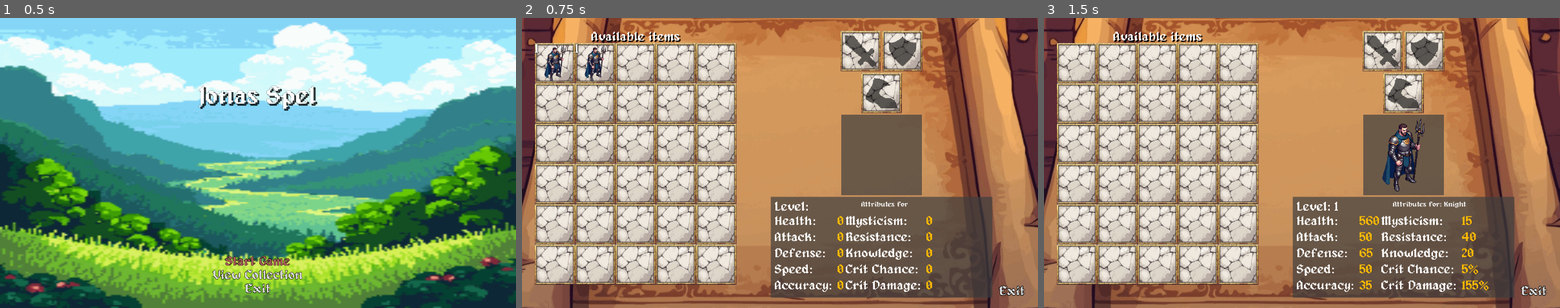
Above: before the commit, frames 1-3 (left to right).
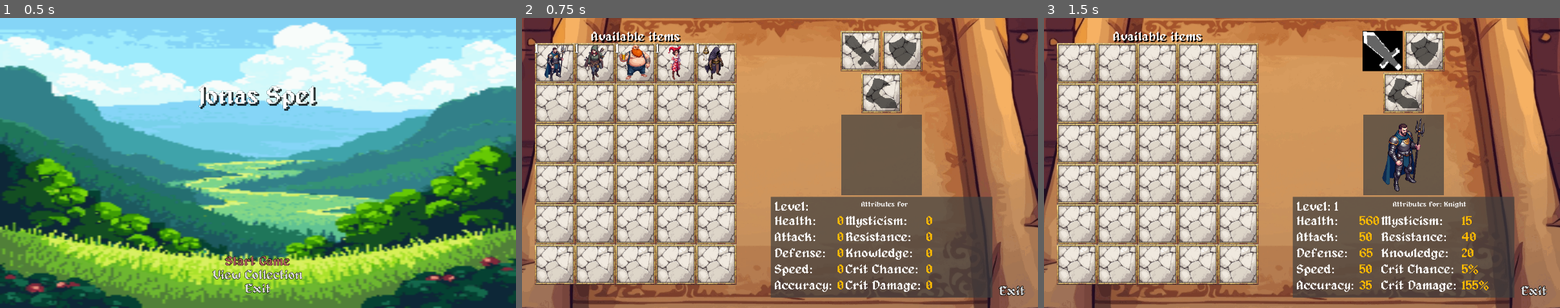
Above: after the commit, the same moments.

Repository: Pensho/Champ_Collector_2
Game: Godot game, scene res://Scenes/main.tscn
Two runs of this game, one before a commit and one after it. Both use one fixed random seed, a clock stepped at 60 frames per second and the inputs below.
Inputs (mouse positions are in pixels of both pictures, inside the frame that each line leads up to):
- Up to frame 1 (0.5 s): no input
- Up to frame 2 (0.75 s): click "View Collection" at 0.5 s
- Up to frame 3 (1.5 s): click (1074, 64) at 1.27 s

Frame 1 is identical in both runs. In frame 2, 1.2% of the frame differs, in the area x 12-40%, y 8-22%; in frame 3, 0.9%.

Commit message:
Equipped items in inspect menu & unequip
Added so that your equipped items now show for any selected character in the menu for inspecting items and characters.
Also added support for unequipping items from characters in that menu.

Diff:
--- a/Scenes/ui/Inspect_Collection_Menu.tscn
+++ b/Scenes/ui/Inspect_Collection_Menu.tscn
@@ -260,7 +260,7 @@
 
 [node name="TextureRect" type="TextureRect" parent="MarginContainer/HBoxContainer2/VBoxContainer2/ColorRect2"]
 custom_minimum_size = Vector2(200, 200)
-layout_mode = 2
+layout_mode = 0
 offset_right = 200.0
 offset_bottom = 200.0
 size_flags_horizontal = 4
--- a/Scenes/ui/inspect_collection_menu.gd
+++ b/Scenes/ui/inspect_collection_menu.gd
@@ -16,8 +16,9 @@
 var _showing_items: bool = false
 var _character_collection: Array[Character] = main._character_collection.GetAllCharacters().values()
 var _character_collection_size: int
+var _selected_character_ID: int = -1
 
-func Init(p_context_container: ContextContainer) -> void:
+func Init(_p_context_container: ContextContainer) -> void:
 	_available_item_slots.append_array(GetMenuItemSlotChildren(v_box_container))
 	_character_collection_size = main._character_collection.Size()
 
@@ -41,29 +42,72 @@
 		result += GetMenuItemSlotChildren(child)
 	return result
 
+func ShowSelectedCharacter(p_ID: int) -> void:
+	_selected_character_texture.texture = main._character_collection.GetCharacterTexture(_character_collection[p_ID]._role)
+	for attr in _attribute_labels.keys():
+		if(Types.Attribute.Health == attr):
+			_attribute_labels[attr].text = str((_character_collection[p_ID]._attributes[attr] + _character_collection[p_ID].GetEquipmentBonus(attr)) * GAMEBALANCE.ATTRIBUTE_HEALTH_MULTIPLIER)
+		elif(Types.Attribute.CritChance == attr):
+			_attribute_labels[attr].text = str((_character_collection[p_ID]._attributes[attr] + _character_collection[p_ID].GetEquipmentBonus(attr))) + "%"
+		elif(Types.Attribute.CritDamage == attr):
+			_attribute_labels[attr].text = str(_character_collection[p_ID]._attributes[attr] + _character_collection[p_ID].GetEquipmentBonus(attr)) + "%"
+		else:
+			_attribute_labels[attr].text = str(_character_collection[p_ID]._attributes[attr] + _character_collection[p_ID].GetEquipmentBonus(attr))
+	_selected_char_label.text = "Attributes for: " + _character_collection[p_ID]._name
+	_selected_char_level.text = "Level: " + str(_character_collection[p_ID]._level)
+
+	if(_character_collection[p_ID]._held_items.has(Types.Slot.Weapon)):
+		_item_slots_equiped[0].SetHeldObjectTexture(main._item_collection.GetItemTexture(Types.Slot.Weapon))
+	if(_character_collection[p_ID]._held_items.has(Types.Slot.Shield)):
+		_item_slots_equiped[0].SetHeldObjectTexture(main._item_collection.GetItemTexture(Types.Slot.Shield))
+	if(_character_collection[p_ID]._held_items.has(Types.Slot.Boots)):
+		_item_slots_equiped[0].SetHeldObjectTexture(main._item_collection.GetItemTexture(Types.Slot.Boots))
+
+func ShowItemCollection() -> void:
+	for slot in _available_item_slots.size():
+		_available_item_slots[slot].SetHeldObjectTexture(null)
+		_available_item_slots[slot].level.text = ""
+
 func AvailableItemSlotButton(p_ID: int) -> void:
 	if(p_ID < _character_collection.size() and not _showing_items):
-		_selected_character_texture.texture = main._character_collection.GetCharacterTexture(_character_collection[p_ID]._role)
 		_showing_items = true
-		for attr in _attribute_labels.keys():
-			if(Types.Attribute.Health == attr):
-				_attribute_labels[attr].text = str((_character_collection[p_ID]._attributes[attr] + _character_collection[p_ID].GetEquipmentBonus(attr)) * GAMEBALANCE.ATTRIBUTE_HEALTH_MULTIPLIER)
-			elif(Types.Attribute.CritChance == attr):
-				_attribute_labels[attr].text = str((_character_collection[p_ID]._attributes[attr] + _character_collection[p_ID].GetEquipmentBonus(attr))) + "%"
-			elif(Types.Attribute.CritDamage == attr):
-				_attribute_labels[attr].text = str(_character_collection[p_ID]._attributes[attr] + _character_collection[p_ID].GetEquipmentBonus(attr)) + "%"
-			else:
-				_attribute_labels[attr].text = str(_character_collection[p_ID]._attributes[attr] + _character_collection[p_ID].GetEquipmentBonus(attr))
-		_selected_char_label.text = "Attributes for: " + _character_collection[p_ID]._name
-		_selected_char_level.text = "Level: " + str(_character_collection[p_ID]._level)
-		for slot in _available_item_slots.size():
-			_available_item_slots[slot].SetHeldObjectTexture(null)
-			_available_item_slots[slot].level.text = ""
+		_selected_character_ID = p_ID
+		ShowSelectedCharacter(p_ID)
+		ShowItemCollection()
 	elif (_showing_items):
-		pass
+		_selected_character_ID = -1
+
+func UnequipItem(p_slot: Types.Slot) -> void:
+	var held_item = _character_collection[_selected_character_ID]._held_items[p_slot]
+	main._item_collection.AddEquipment(held_item)
+	_character_collection[_selected_character_ID]._held_items.erase(p_slot)
+	match p_slot:
+		Types.Slot.Weapon:
+			_item_slots_equiped[0].SetHeldObjectTexture(null)
+		Types.Slot.Shield:
+			_item_slots_equiped[1].SetHeldObjectTexture(null)
+		Types.Slot.Boots:
+			_item_slots_equiped[2].SetHeldObjectTexture(null)
+	ShowSelectedCharacter(_selected_character_ID)
+	print(_character_collection[_selected_character_ID], " now holds these items: ", _character_collection[_selected_character_ID]._held_items)
+	print("item collection now holds these items: ", main._item_collection._items)
 
 func EquipedItemSlotButton(p_ID: int) -> void:
 	print("EquipedItemSlotButton Button nr: ", p_ID, " called.")
+	if(_showing_items):
+		match p_ID:
+			0:
+				print("Trying to remove weapon from ", _character_collection[_selected_character_ID]._name)
+				if(_character_collection[_selected_character_ID]._held_items.has(Types.Slot.Weapon)):
+					UnequipItem(Types.Slot.Weapon)
+			1:
+				print("Trying to remove shield from ", _character_collection[_selected_character_ID]._name)
+				if(_character_collection[_selected_character_ID]._held_items.has(Types.Slot.Shield)):
+					UnequipItem(Types.Slot.Shield)
+			2:
+				print("Trying to remove boots from ", _character_collection[_selected_character_ID]._name)
+				if(_character_collection[_selected_character_ID]._held_items.has(Types.Slot.Boots)):
+					UnequipItem(Types.Slot.Boots)
 
 func _on_button_deselect_char_button_up() -> void:
 	if(_showing_items):
@@ -78,6 +122,10 @@
 			if(i < _character_collection_size):
 				_available_item_slots[i].SetHeldObjectTexture(main._character_collection.GetCharacterTexture(_character_collection[i]._role))
 				_available_item_slots[i].level.text = str(_character_collection[i]._level)
+			else:
+				_available_item_slots[i].SetHeldObjectTexture(null)
+		for i in _item_slots_equiped.size():
+			_item_slots_equiped[i].SetHeldObjectTexture(null)
 
 func SetAvailableSlots(p_show_items: bool) -> void:
 	if(p_show_items):
--- a/Scripts/main.gd
+++ b/Scripts/main.gd
@@ -24,14 +24,16 @@
 	var context_container: ContextContainer = ContextContainer.new()
 
 	_character_collection.Add(KNIGHT.duplicate(true))
-	_character_collection.Add(KNIGHT.duplicate(true))
-	#_character_collection.Add(THIEF.duplicate(true))
-	#_character_collection.Add(BAR_BRAWLER.duplicate(true))
-	#_character_collection.Add(JESTER.duplicate(true))
-	#_character_collection.Add(HERALD_OF_THE_LOOM.duplicate(true))
+	#_character_collection.Add(KNIGHT.duplicate(true))
+	_character_collection.Add(THIEF.duplicate(true))
+	_character_collection.Add(BAR_BRAWLER.duplicate(true))
+	_character_collection.Add(JESTER.duplicate(true))
+	_character_collection.Add(HERALD_OF_THE_LOOM.duplicate(true))
 
-	var weapon = WEAPON_BASIC_SPEAR.duplicate(true)
+	var weapon: EquipmentPreset = WEAPON_BASIC_SPEAR.duplicate(true)
 	weapon.Setup()
+	_item_collection.AddPreset(weapon)
+	_item_collection.AddPreset(weapon)
 	_item_collection.AddPreset(weapon)
 
 	_character_collection.GetCharacter(0).AddEquipment(_item_collection.TakeEquipment(0))
@@ -39,7 +41,7 @@
 	_character_collection.LoadTextures()
 	_item_collection.LoadTextures()
 
-	var all_chars = _character_collection.GetAllCharacters()
+	var all_chars: Dictionary[int, Character] = _character_collection.GetAllCharacters()
 	for key in all_chars.keys():
 		print("Found character in collection, ID: ", all_chars[key]._instanceID, " name: ", all_chars[key]._name)
 
@@ -56,7 +58,7 @@
 		self.remove_child(_current_scene)
 		_current_scene.call_deferred("free")
 
-	var scene = ResourceLoader.load(p_context._scene)
+	var scene := ResourceLoader.load(p_context._scene)
 	_current_scene = scene.instantiate()
 	add_child(_current_scene)
 	print("current scene is: ", _current_scene)
--- a/Tests/unit/test_character.gd
+++ b/Tests/unit/test_character.gd
@@ -2,10 +2,16 @@
 
 const CommonEnums = preload("uid://bkpa0hv70oydy")
 
+var _character: Character = null
+
+func before_each():
+	_character = load("res://Scenes/Characters/Character.tscn").instantiate()
+
+func after_each():
+	_character.free()
+
 func test_GetEquipmentBonus():
-	var character: Character = load("res://Scenes/Characters/Character.tscn").instantiate()
-
 	var equipment_bonus: int = 0
-	for attr in character._attributes.keys():
-		equipment_bonus = character.GetEquipmentBonus(attr)
+	for attr in _character._attributes.keys():
+		equipment_bonus = _character.GetEquipmentBonus(attr)
 		assert_eq(0, equipment_bonus, "Character by default should have 0 from equipment bonus.")
